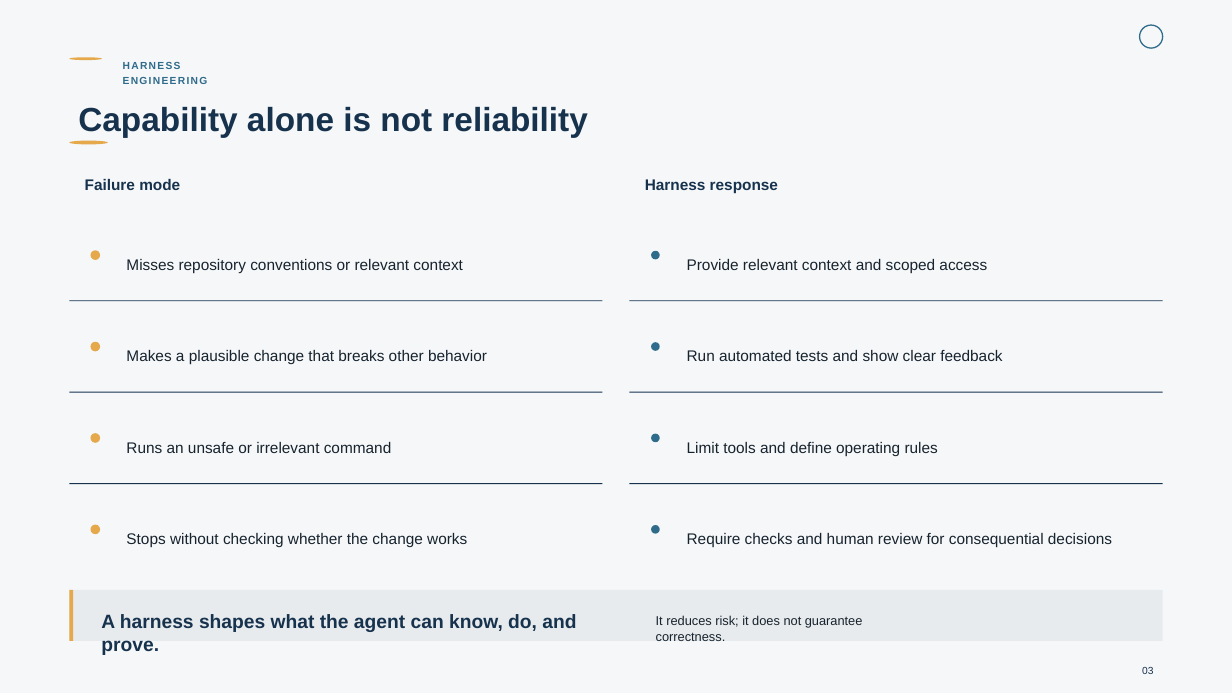
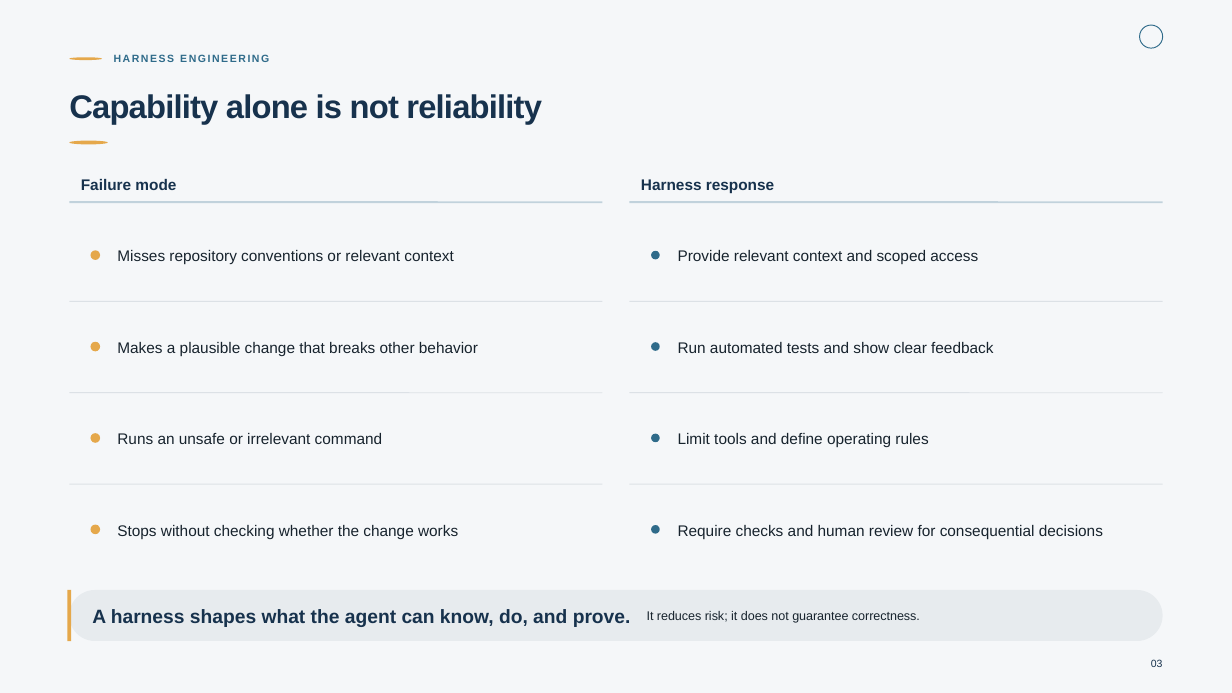
Before and after one commit to Dhanush-S-Gowda/loomvra, a slide deck: slide 3 of server/presentation.pptx. Drawn at 1232x693 pixels with LibreOffice and Linux fonts; fonts in the diff are those of the drawing. Boxes give left, top, right and bottom in pixels: in the first picture for what was removed or moved away, otherwise in the second. Text is boxed around its words. In the diff, an @@ line names an element or a change of style, - is before the commit and + after.

Commit message:
Support branded presentation generation
Add brand palettes, fonts, logos, and custom prompts, along with
slide-image references and improved rendering and PowerPoint sizing.

```diff
--- a/server/presentation.pptx
+++ b/server/presentation.pptx
@@ rounded rectangle at bbox=[1140, 25, 1163, 48]: outline #2F6B8A 1 pt to #2F6B8A 0.75 pt; proportions changed @@
@@ text "HARNESS ENGINEERING" at bbox=[114, 54, 269, 62]: size 8 to 8.2 pt, letter spacing 1 to 1.2 pt; line spacing 1.2 to 9.9pt @@
@@ text "Capability alone is not reliability" at bbox=[69, 94, 542, 125]: size 26 to 25.5 pt, letter spacing 0 to -0.6 pt; line spacing 1.12 to 28.6pt @@
@@ text "Failure mode" at bbox=[81, 179, 176, 190]: line spacing 1 to 14.4pt @@
@@ text "Harness response" at bbox=[641, 179, 774, 194]: line spacing 1 to 14.4pt @@
@@ line added from (69, 202) to (603, 202), #2F6B8A 1.5 pt @@
@@ line added from (629, 202) to (1163, 202), #2F6B8A 1.5 pt @@
@@ rectangle removed at bbox=[69, 300, 603, 301] @@
@@ line added from (69, 301) to (603, 301), #17324D 0.75 pt @@
@@ rectangle removed at bbox=[629, 300, 1163, 301] @@
@@ line added from (629, 301) to (1163, 301), #17324D 0.75 pt @@
@@ rectangle removed at bbox=[69, 392, 603, 393] @@
@@ line added from (69, 393) to (603, 393), #17324D 0.75 pt @@
@@ rectangle removed at bbox=[629, 392, 1163, 393] @@
@@ line added from (629, 393) to (1163, 393), #17324D 0.75 pt @@
@@ rectangle removed at bbox=[69, 483, 603, 484] @@
@@ line added from (69, 484) to (603, 484), #17324D 0.75 pt @@
@@ rectangle removed at bbox=[629, 483, 1163, 484] @@
@@ line added from (629, 484) to (1163, 484), #17324D 0.75 pt @@
@@ line spacing 1.3 to 15.6pt in 8 elements at bbox=[117, 250, 454, 264], bbox=[117, 342, 478, 356], bbox=[117, 433, 383, 444], bbox=[117, 525, 458, 539], bbox=[678, 250, 978, 264], bbox=[678, 342, 993, 353], bbox=[678, 433, 928, 447], bbox=[678, 525, 1103, 539] @@
@@ rounded rectangle at bbox=[69, 591, 1163, 641]: rectangle to rounded rectangle @@
@@ rectangle removed at bbox=[69, 591, 73, 641] @@
@@ line added from (69, 591) to (69, 641), #E5A84B 3 pt @@
@@ text "A harness shapes what the ..." at bbox=[92, 609, 631, 627]: line spacing 1 to 18pt @@
@@ text "It reduces risk; it does ..." at bbox=[647, 611, 920, 623]: size 10 to 9.8 pt; line spacing 1 to 11.7pt @@
@@ text "03" at bbox=[1151, 659, 1163, 667]: size 8 to 8.2 pt; line spacing 1 to 8.2pt @@
```
Also in this commit, not shown: 9 other slides changed, 23 other files.
